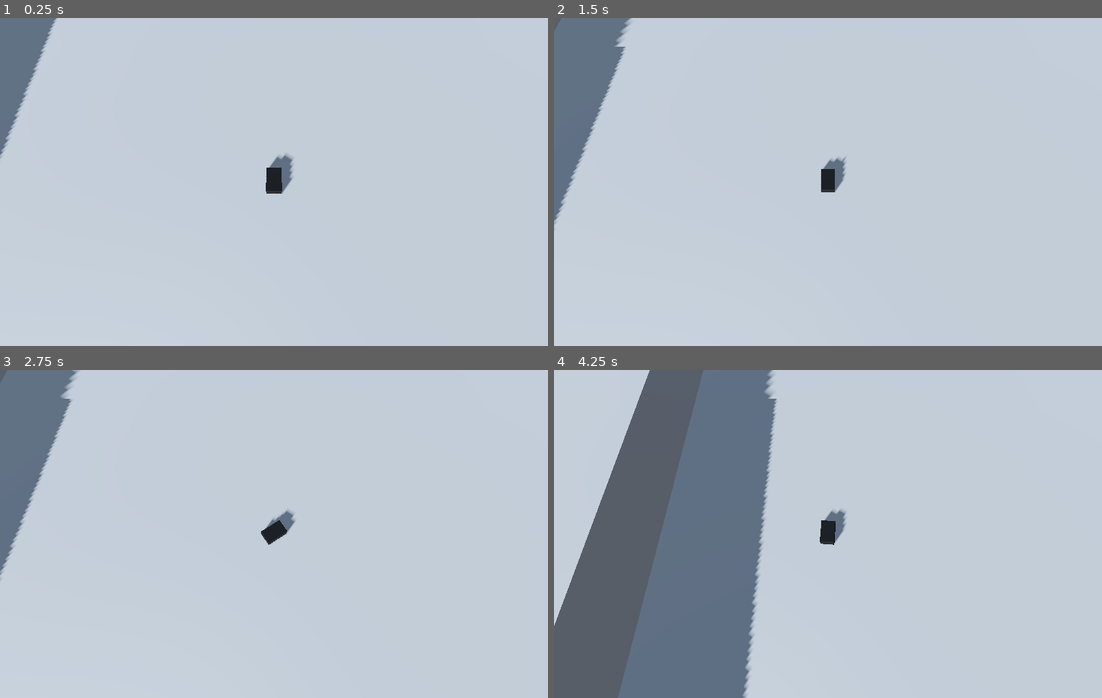
Above: before the commit, frames 1-4 (two rows, left to right).
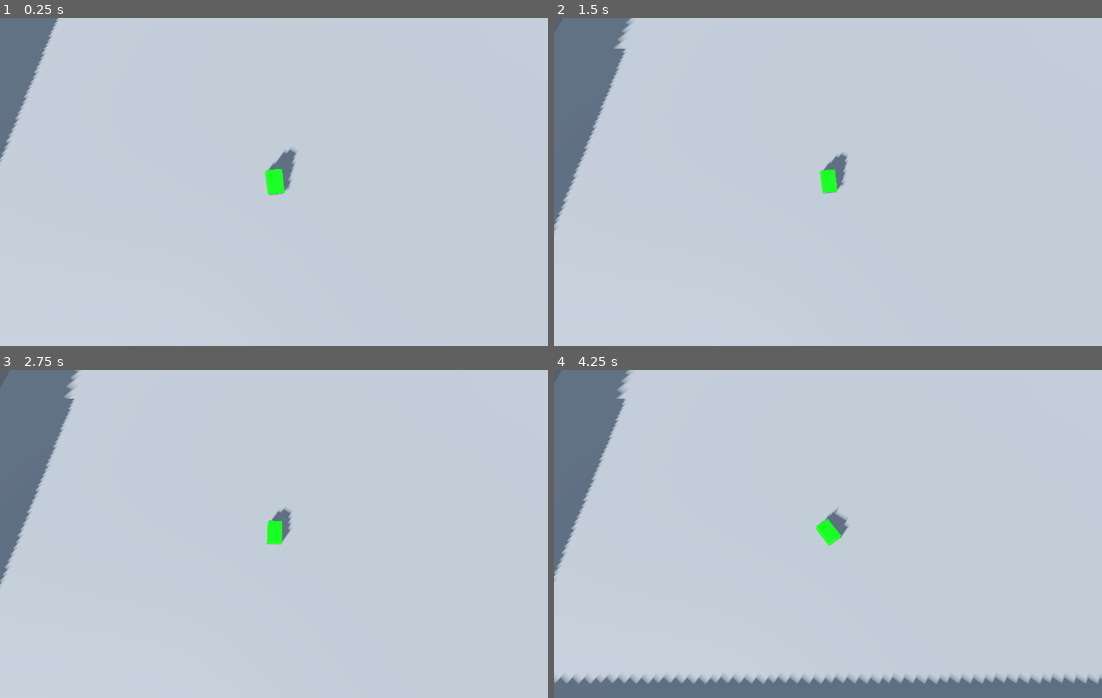
Above: after the commit, the same moments.

Repository: mcKri/bad-idea-jam
Game: Godot game, scene res://system/game_world.tscn
The game is run twice, just before and just after one commit, with the same random seed, the same clock (stepped at 60 frames per second) and the same inputs.
Inputs:
- Up to frame 1 (0.25 s): no input
- Up to frame 2 (1.5 s): hold D (steer_right) 0.53-1.28 s; tap Enter at 1.25 s; hold S (brake) from 1.28 s (still down)
- Up to frame 3 (2.75 s): release S (brake) at 2.03 s; hold D (steer_right) from 2.03 s (still down)
- Up to frame 4 (4.25 s): release D (steer_right) at 2.78 s; hold W (accelerate) 2.78-3.53 s; hold A (steer_left) from 3.53 s (still down)

The runs differ from the first frame. In frame 1, 0.6% of the frame differs, in the area x 0-55%, y 0-55%; in frame 2, 0.6%; in frame 3, 0.9%; in frame 4, 39%, in the area x 0-100%, y 0-100%.

Commit message:
improve car controller set up collision layers

Diff:
--- a/entities/car/car.gd
+++ b/entities/car/car.gd
@@ -2,26 +2,30 @@
 extends Node3D
 
 @onready var sphere: RigidBody3D = $Sphere
-@onready var sphere_shape: CollisionShape3D = $Sphere/CollisionShape3D
 @onready var mesh: Node3D = $Mesh
 @onready var ground_ray: RayCast3D = $Mesh/RayCast3D
 @onready var body: CSGBox3D = $Mesh/Body
 
-# Where to place mesh relative to sphere
-const SPHERE_OFFSET := Vector3(0, -1.0, 0)
-# Engine power
-const ACCELERATION := 50.0
-# Turn amount in degrees
-const STEERING := 16.0
-# How quickly the car turns
-const TURN_SPEED := 5.0
-# Minimum speed threshold to allow turning
+const SPHERE_OFFSET := Vector3(0, -1.0, 0) # Where to place mesh relative to sphere center
+const FRONT_AXLE_OFFSET := Vector3(0, 0, -0.25)
+
+const ACCELERATION := 35.0
+const MAX_SPEED := 20.0
+const BRAKE_FACTOR := 0.5 # Brake strength relative to acceleration
+
+const STEERING := deg_to_rad(16.0)
+const TURN_SPEED := 3.0
 const TURN_STOP_LIMIT := 0.75
-# Amount to tilt on turns
-const BODY_TILT := 25.0
+# TODO: FIX DRIFT_MULT_FORWARD affecting turn speed instead of being purely visual
+const DRIFT_MULT_FORWARD := 8.0 # How much steering offsets the mesh from velocity when going forward
+const DRIFT_MULT_REVERSE := 2.0 # Same, when reversing
+
+const MAX_TILT := 1.2
+const TILT_LEAN_SPEED := 5.0 # How quickly the body tilts into a drift
+const TILT_RECOVER_SPEED := 15.0 # How quickly the body returns upright
 
 var speed_input := 0.0
-var rotate_input := 0.0
+var steer_input := 0.0
 
 
 func _ready():
@@ -29,29 +33,51 @@
 
 
 func _physics_process(delta):
-	mesh.transform.origin = sphere.transform.origin + SPHERE_OFFSET
+	# Pin front axle to sphere — rear swings out on drift
+	mesh.global_position = sphere.global_position + SPHERE_OFFSET - mesh.global_basis * FRONT_AXLE_OFFSET
+
+	# Throttle / brake
 	sphere.apply_central_impulse(-mesh.global_basis.z * speed_input * delta)
+
+	# Lateral steering impulse
+	var speed := sphere.linear_velocity.length()
+	if speed > TURN_STOP_LIMIT:
+		var forward_dot := (-mesh.global_basis.z).dot(sphere.linear_velocity.normalized())
+		var steer_dir := signf(forward_dot) if forward_dot != 0.0 else 1.0
+		sphere.apply_central_impulse(mesh.global_basis.x * -steer_input * steer_dir * speed * TURN_SPEED * delta)
+
+	# Speed cap
+	if speed > MAX_SPEED:
+		sphere.linear_velocity = sphere.linear_velocity.normalized() * MAX_SPEED
 
 
 func _process(delta):
-	#if !ground_ray.is_colliding():
-		#print("NOT ON FLOOR")
-		#return
-	speed_input = 0
-	speed_input += Input.get_action_strength("accelerate")
-	speed_input -= Input.get_action_strength("brake")
-	speed_input *= ACCELERATION
+	speed_input = (Input.get_action_strength("accelerate") - Input.get_action_strength("brake") * BRAKE_FACTOR) * ACCELERATION
+	steer_input = (Input.get_action_strength("steer_left") - Input.get_action_strength("steer_right")) * STEERING
 
-	rotate_input = 0
-	rotate_input += Input.get_action_strength("steer_left")
-	rotate_input -= Input.get_action_strength("steer_right")
-	rotate_input *= deg_to_rad(STEERING)
+	var speed := sphere.linear_velocity.length()
+	if speed <= TURN_STOP_LIMIT:
+		return
 
-	# Oversteer mesh
-	if sphere.linear_velocity.length() > TURN_STOP_LIMIT:
-		var new_basis = mesh.global_basis.rotated(mesh.global_basis.y, rotate_input)
-		mesh.global_basis = mesh.global_basis.slerp(new_basis, TURN_SPEED * delta)
-		mesh.global_transform = mesh.global_transform.orthonormalized()
+	var vel_dir := sphere.linear_velocity / speed
+	var forward_dot := (-mesh.global_basis.z).dot(vel_dir)
+	var is_reversing := forward_dot < 0.0
 
-		var t = - rotate_input * sphere.linear_velocity.length() / BODY_TILT
-		body.rotation.z = lerp(body.rotation.z, t, 10 * delta)
+	# Choose target direction — reverse tracks backward, forward drifts
+	var drift_mult := DRIFT_MULT_REVERSE if is_reversing else DRIFT_MULT_FORWARD
+	var speed_factor := minf(speed / MAX_SPEED, 1.0)
+	var base_dir := -vel_dir if is_reversing else vel_dir
+	var steered_dir := base_dir.rotated(Vector3.UP, steer_input * drift_mult * speed_factor)
+
+	# Rotate mesh toward target
+	mesh.global_basis = mesh.global_basis.slerp(Basis.looking_at(steered_dir, mesh.global_basis.y), TURN_SPEED * delta)
+	mesh.global_transform = mesh.global_transform.orthonormalized()
+
+	# Body tilt from drift angle (forward only)
+	if is_reversing:
+		body.rotation.z = lerp(body.rotation.z, 0.0, TILT_RECOVER_SPEED * delta)
+	else:
+		var drift_angle := mesh.global_basis.z.signed_angle_to(-vel_dir, mesh.global_basis.y)
+		var tilt_target := drift_angle * speed_factor * MAX_TILT
+		var tilt_speed := lerpf(TILT_RECOVER_SPEED, TILT_LEAN_SPEED, absf(drift_angle) / PI)
+		body.rotation.z = lerp(body.rotation.z, tilt_target, tilt_speed * delta)
--- a/entities/car/car.tscn
+++ b/entities/car/car.tscn
@@ -9,7 +9,7 @@
 radius = 1.0
 
 [sub_resource type="StandardMaterial3D" id="StandardMaterial3D_pt7ul"]
-albedo_color = Color(0, 0, 0, 1)
+albedo_color = Color(0, 1, 0, 1)
 
 [node name="Car" type="Node3D" unique_id=880996545]
 script = ExtResource("1_yotxw")
@@ -17,6 +17,7 @@
 [node name="Sphere" type="RigidBody3D" parent="." unique_id=361040030]
 transform = Transform3D(1, 0, 0, 0, 1, 0, 0, 0, 1, 0, 0.7113662, 0)
 collision_layer = 0
+collision_mask = 20
 physics_material_override = SubResource("PhysicsMaterial_rvpx2")
 linear_damp = 1.0
 angular_damp = 20.0
@@ -28,7 +29,11 @@
 
 [node name="Body" type="CSGBox3D" parent="Mesh" unique_id=77725255]
 transform = Transform3D(1, 0, 0, 0, 1, 0, 0, 0, 1, 0, 0.28294373, 0)
+use_collision = true
+collision_layer = 2
+collision_mask = 4
 size = Vector3(1, 0.78567505, 1.5700684)
 material = SubResource("StandardMaterial3D_pt7ul")
 
 [node name="RayCast3D" type="RayCast3D" parent="Mesh" unique_id=733590555]
+collision_mask = 16
--- a/project.godot
+++ b/project.godot
@@ -59,6 +59,14 @@
 ]
 }
 
+[layer_names]
+
+3d_physics/layer_1="Player"
+3d_physics/layer_2="Object"
+3d_physics/layer_3="Terrain"
+3d_physics/layer_4="Enemy"
+3d_physics/layer_5="Floor"
+
 [physics]
 
 3d/physics_engine="Jolt Physics"
--- a/stages/car_prototype/car_prototype_area.tscn
+++ b/stages/car_prototype/car_prototype_area.tscn
@@ -31,6 +31,8 @@
 [node name="Floor" type="CSGBox3D" parent="." unique_id=1479566615]
 transform = Transform3D(1, 0, 0, 0, 1, 0, 0, 0, 1, 0, -0.5, 0)
 use_collision = true
+collision_layer = 16
+collision_mask = 0
 size = Vector3(168.47632, 1, 142.41821)
 
 [node name="Walls" type="Node3D" parent="." unique_id=1695788866]
@@ -38,19 +40,27 @@
 [node name="CSGBox3D" type="CSGBox3D" parent="Walls" unique_id=1750467758]
 transform = Transform3D(1, 0, 0, 0, 1, 0, 0, 0, 1, 26.911926, 1.8950028, 1.0222626)
 use_collision = true
+collision_layer = 4
+collision_mask = 0
 size = Vector3(1, 5.2491455, 69.74219)
 
 [node name="CSGBox3D3" type="CSGBox3D" parent="Walls" unique_id=1902968884]
 transform = Transform3D(-4.371139e-08, 0, 1, 0, 1, 0, -1, 0, -4.371139e-08, -5.019291, 1.8950028, 37.080128)
 use_collision = true
+collision_layer = 4
+collision_mask = 0
 size = Vector3(1, 5.2491455, 69.74219)
 
 [node name="CSGBox3D4" type="CSGBox3D" parent="Walls" unique_id=1214937844]
 transform = Transform3D(-4.371139e-08, 0, 1, 0, 1, 0, -1, 0, -4.371139e-08, -3.1934175, 1.8950028, -31.265568)
 use_collision = true
+collision_layer = 4
+collision_mask = 0
 size = Vector3(1, 5.2491455, 69.74219)
 
 [node name="CSGBox3D2" type="CSGBox3D" parent="Walls" unique_id=882120684]
 transform = Transform3D(1, 0, 0, 0, 1, 0, 0, 0, 1, -32.045708, 1.8950028, 1.9096031)
 use_collision = true
+collision_layer = 4
+collision_mask = 0
 size = Vector3(1, 5.2491455, 69.74219)
